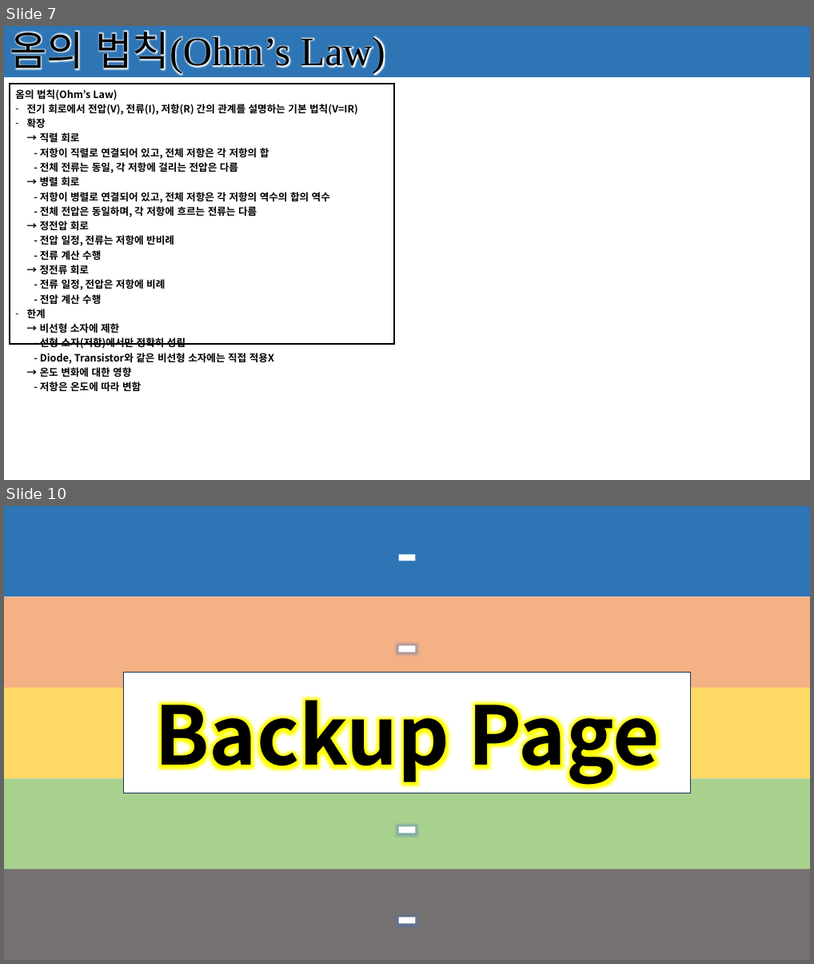
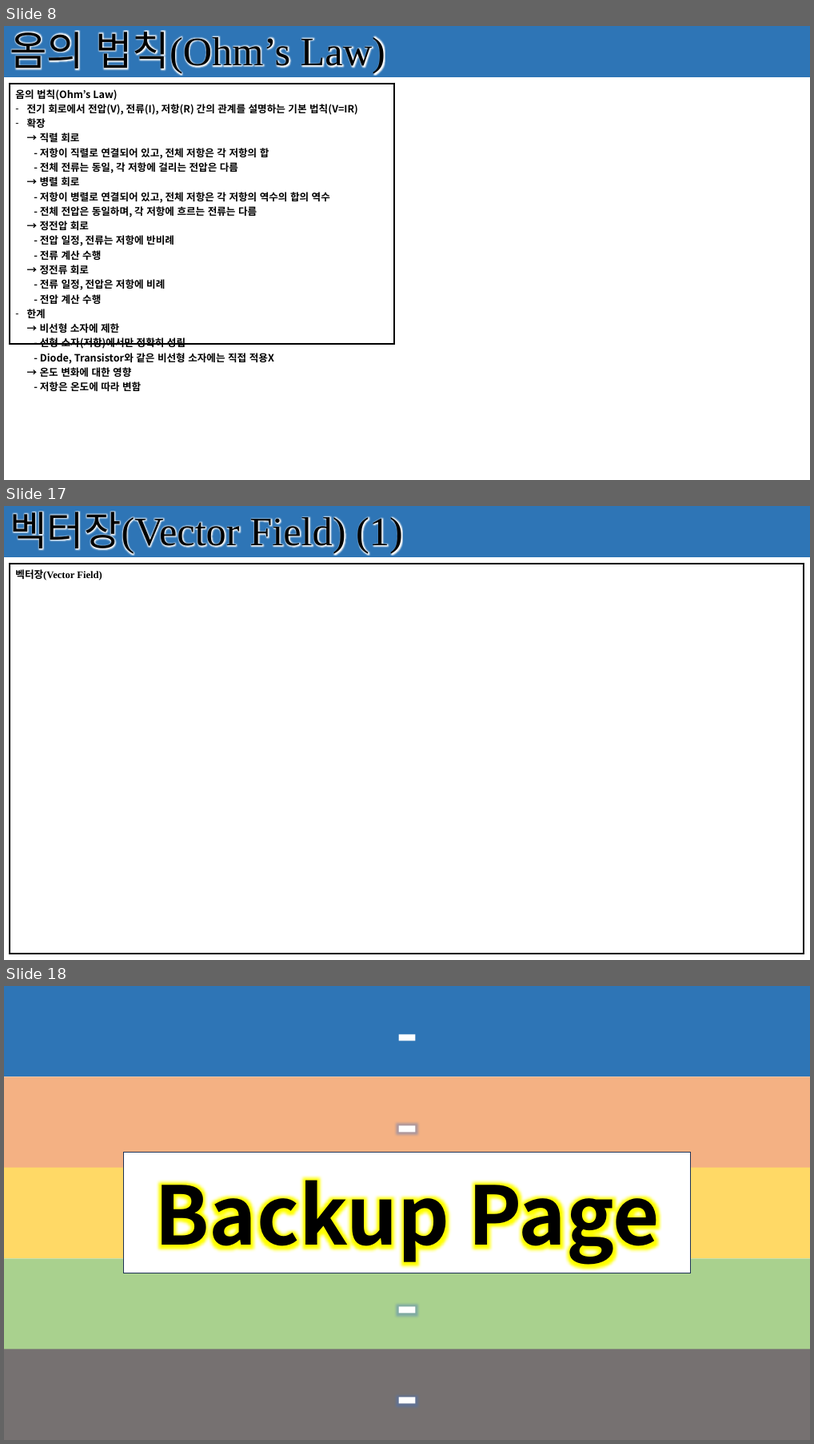
Before and after one commit to seonghokim/Study, a slide deck: Study Material/[KOR] Basic Electrical Circuit.pptx. Shown one above the other, each under a label of ours: slides 7 and 10 before the commit, slides 8, 17 and 18 after it; the slides between them are not shown. The pictures are 814x964 and 814x1444 pixels, drawn with LibreOffice and Linux fonts; fonts in the diff are those of the drawing. Boxes give left, top, right and bottom in pixels: in the first picture for what was removed or moved away, otherwise in the second. Text is boxed around its words. In the diff, an @@ line names an element or a change of style, - is before the commit and + after.

```diff
--- a/Study Material/[KOR] Basic Electrical Circuit.pptx
+++ b/Study Material/[KOR] Basic Electrical Circuit.pptx
@@ slide 17 added at (4, 506, 810, 960), background #FFFFFF; not listed: 1 template element that a slide beside it also shows @@
@@ rectangle added at (4, 506, 810, 557), fill #2E75B6, 48 pt, text #000000 @@
+벡터장(Vector Field) (1)
@@ table added at (10, 564, 804, 953), 1 rows, 1 columns @@
+벡터장(Vector Field)
@@ what was slide 7 is now slide 8 @@
@@ what was slide 10 is now slide 18 @@
```
Also in this commit, not shown: 1 slide changed, 7 other slides added.
